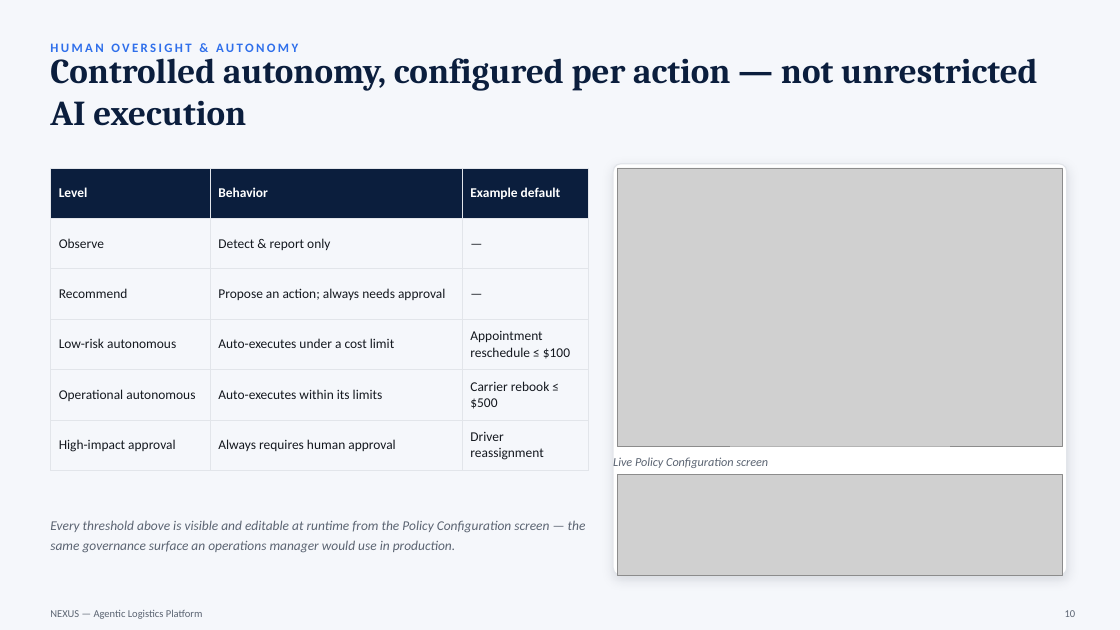
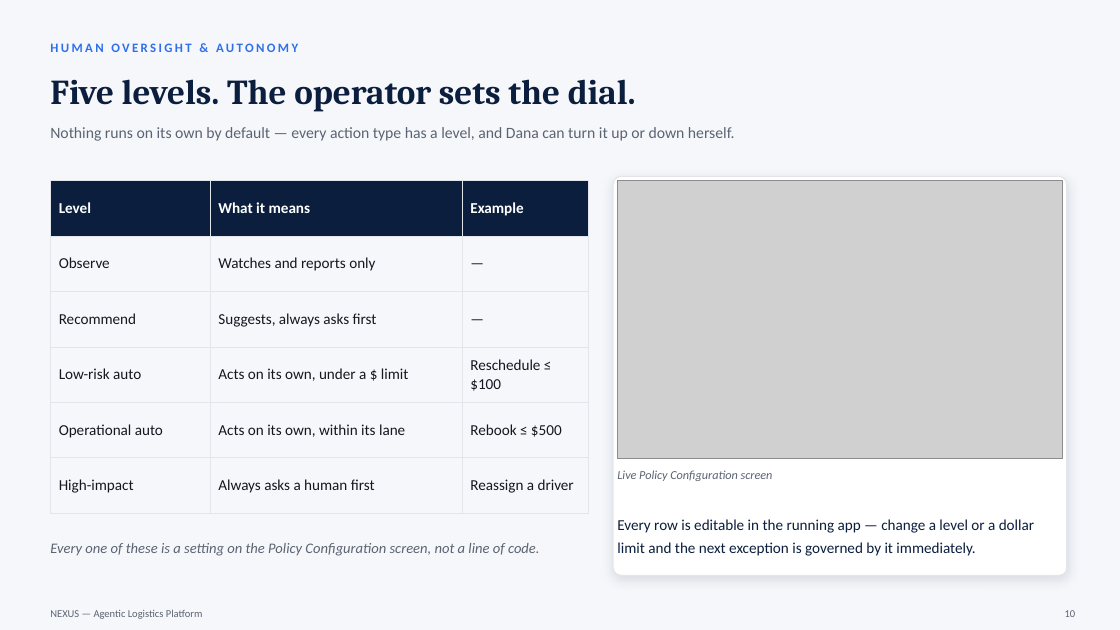
Before and after one commit to fernandogarzaaa/NEXUS, a slide deck: slide 10 of docs/NEXUS-Scoping-Pack.pptx. Drawn at 1120x630 pixels with LibreOffice and Linux fonts; fonts in the diff are those of the drawing; grey boxes stand for pictures. Boxes give left, top, right and bottom in pixels: in the first picture for what was removed or moved away, otherwise in the second. Text is boxed around its words. In the diff, an @@ line names an element or a change of style, - is before the commit and + after.

```diff
--- a/docs/NEXUS-Scoping-Pack.pptx
+++ b/docs/NEXUS-Scoping-Pack.pptx
@@ text at <box>50,79,636,112</box>: text changed @@
-Controlled autonomy, configured per action — not unrestricted AI execution
+Five levels. The operator sets the dial.
@@ text added at <box>50,127,735,141</box>, 13.5 pt, text #5B6472 @@
+Nothing runs on its own by default — every action type has a level, and Dana can turn it up or down herself.
@@ rounded rectangle: place and size @@
-rounded rectangle at <box>613,164,1067,576</box>
+rounded rectangle at <box>613,176,1067,576</box>
@@ rounded rectangle at <box>613,176,1067,576</box>: proportions changed @@
@@ table at <box>50,181,588,497</box> @@
-row 1, column 2: Behavior
+row 1, column 2: What it means
-row 1, column 3: Example default
+row 1, column 3: Example
-row 2, column 2: Detect & report only
+row 2, column 2: Watches and reports only
-row 3, column 2: Propose an action; always needs approval
+row 3, column 2: Suggests, always asks first
-row 4: Low-risk autonomous | Auto-executes under a cost limit | Appointment reschedule ≤ $100
+row 4: Low-risk auto | Acts on its own, under a $ limit | Reschedule ≤ $100
-row 5: Operational autonomous | Auto-executes within its limits | Carrier rebook ≤ $500
+row 5: Operational auto | Acts on its own, within its lane | Rebook ≤ $500
-row 6: High-impact approval | Always requires human approval | Driver reassignment
+row 6: High-impact | Always asks a human first | Reassign a driver
@@ size 11.5 to 13 pt in "Level", "Observe", "—", "Recommend" and 1 more places @@
@@ table: place and size @@
-table at <box>50,168,588,471</box>
+table at <box>50,181,588,497</box>
@@ picture: place and size @@
-picture at <box>618,168,1063,446</box>
+picture at <box>618,181,1063,459</box>
@@ text "Live Policy Configuration screen": place and size @@
-text "Live Policy Configuration screen" at <box>613,457,768,468</box>
+text "Live Policy Configuration screen" at <box>617,470,773,481</box>
@@ picture removed at <box>618,475,1063,576</box> @@
@@ text added at <box>617,519,1034,556</box>, 13 pt, text #0B1E3D @@
+Every row is editable in the running app — change a level or a dollar limit and the next exception is governed by it immediately.
@@ text at <box>50,543,540,556</box>: text changed; size 11.5 to 12.5 pt @@
-Every threshold above is visible and editable at runtime from the Policy Configuration screen — the same governance surface an operations manager would use in production.
+Every one of these is a setting on the Policy Configuration screen, not a line of code.
```
Also in this commit, not shown: 8 other slides changed, 2 slides added, 2 slides removed.
